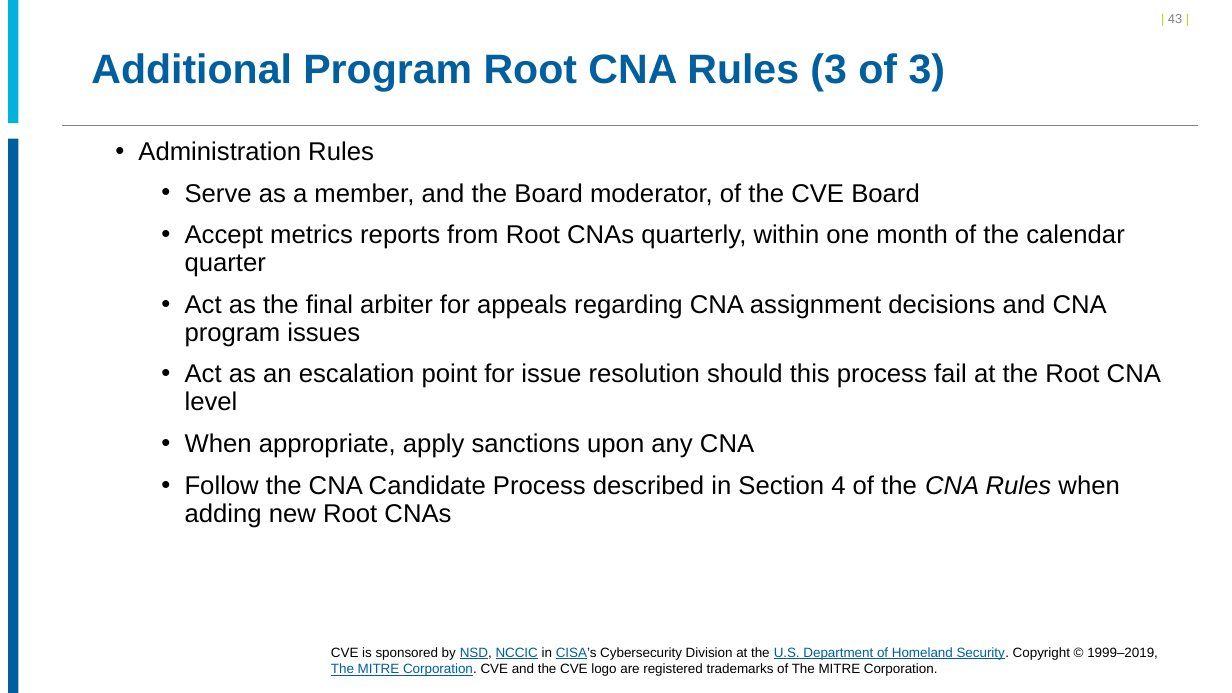
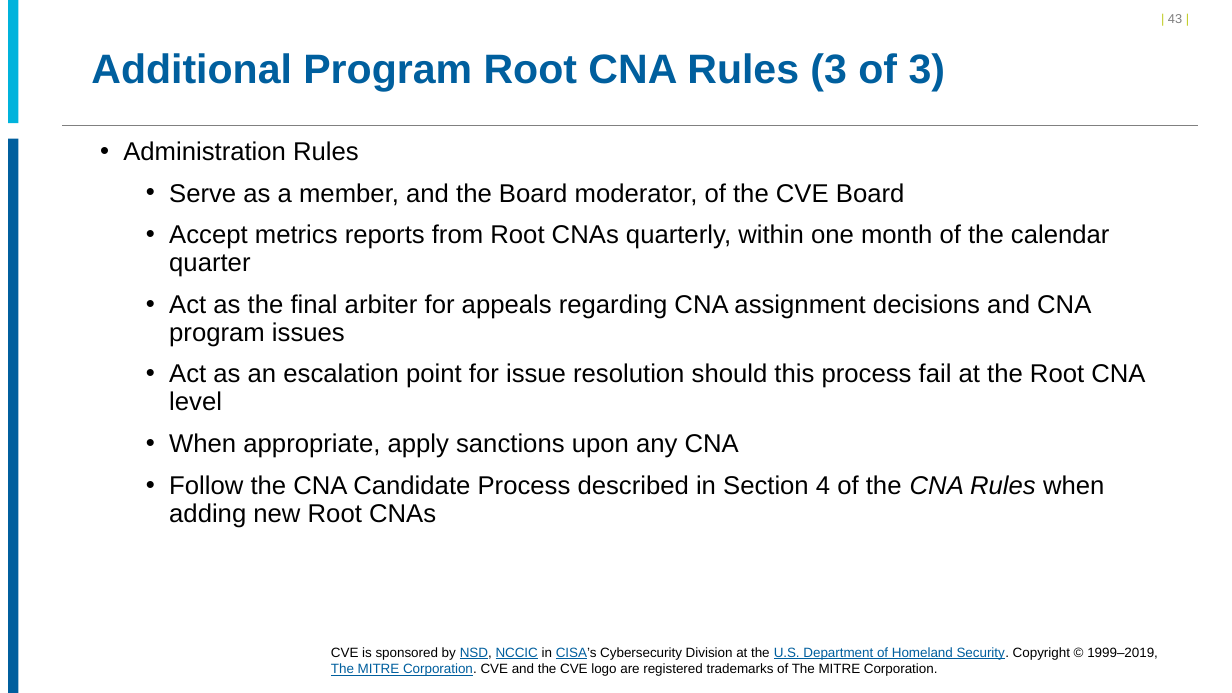
Before and after one commit to CVEProject/cveproject.github.io, a slide deck: slide 43 of docs/cna/Becoming_a_CNA.pptx. Drawn at 1232x693 pixels with LibreOffice and Linux fonts; fonts in the diff are those of the drawing; background and template pictures are left out. Boxes give left, top, right and bottom in pixels: in the first picture for what was removed or moved away, otherwise in the second. Text is boxed around its words. In the diff, an @@ line names an element or a change of style, - is before the commit and + after.

```diff
--- a/docs/cna/Becoming_a_CNA.pptx
+++ b/docs/cna/Becoming_a_CNA.pptx
@@ text "Administration Rules" moved from (x1=138, y1=141, x2=1161, y2=528) to (x1=123, y1=141, x2=1145, y2=528) @@
```
Also in this commit, not shown: 4 other slides changed.
